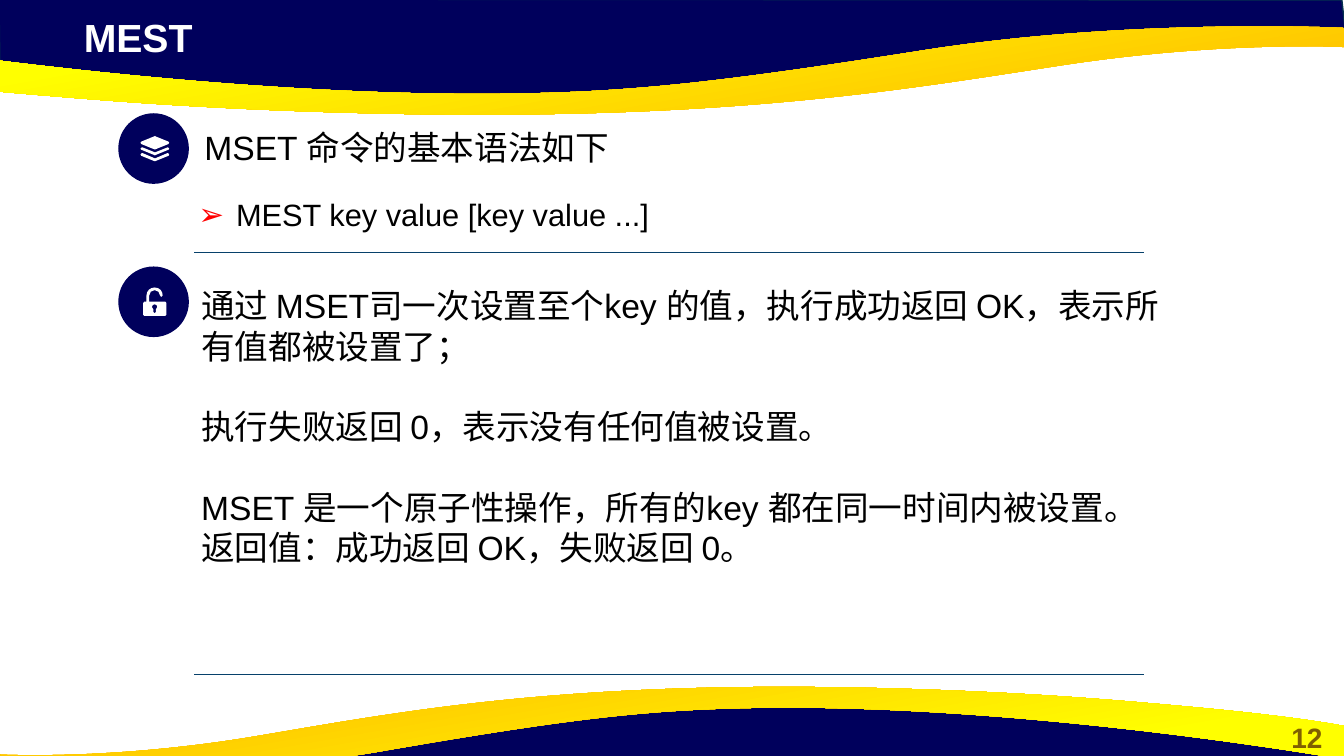
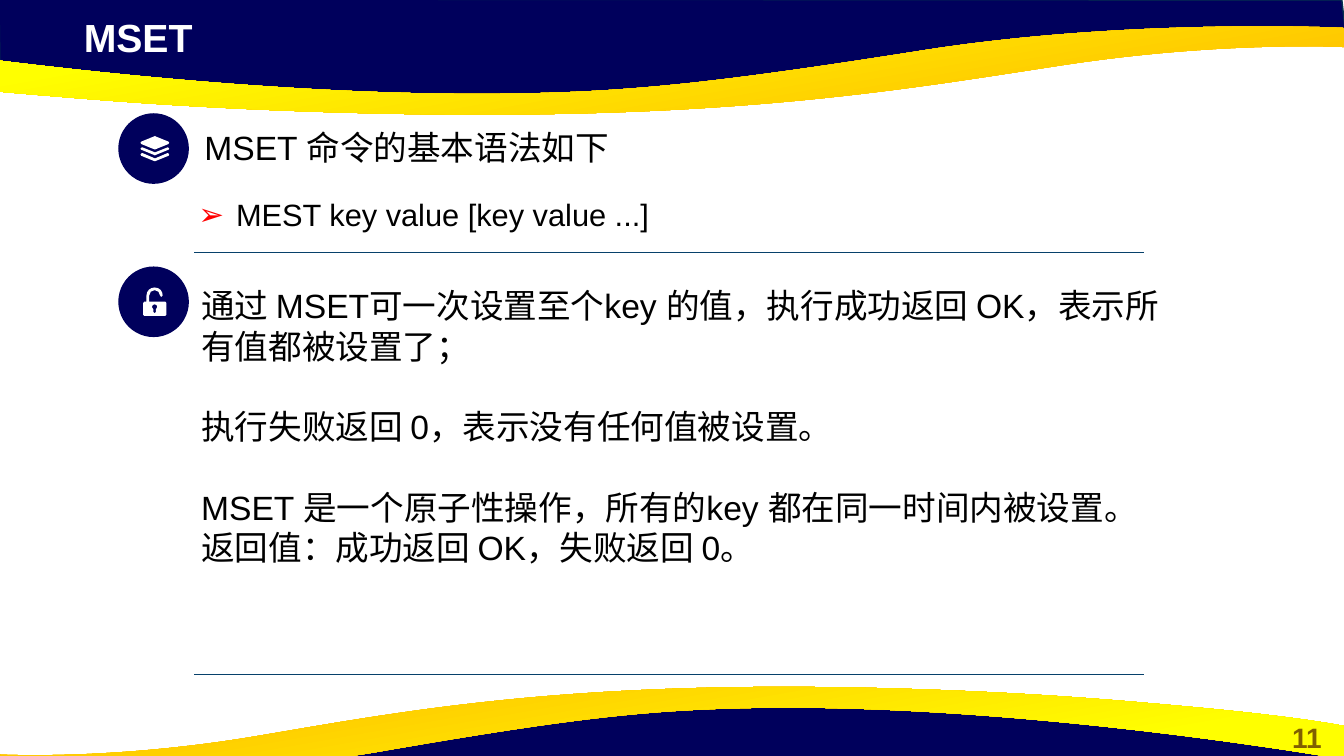
Before and after one commit to cxinping/Redis, a slide deck: slide 11 of ppt/第2章 Redis常用数据类型及命令.pptx (slide 12 before the commit). Drawn at 1344x756 pixels with LibreOffice and Linux fonts; fonts in the diff are those of the drawing; background and template pictures are left out. Boxes give left, top, right and bottom in pixels: in the first picture for what was removed or moved away, otherwise in the second. Text is boxed around its words. In the diff, an @@ line names an element or a change of style, - is before the commit and + after.

```diff
--- a/ppt/第2章 Redis常用数据类型及命令.pptx
+++ b/ppt/第2章 Redis常用数据类型及命令.pptx
@@ text at bbox=[84, 24, 193, 53]: text changed @@
-MEST
+MSET
@@ text at bbox=[201, 289, 1159, 364]: text changed @@
-通过 MSET司一次设置至个key 的值，执行成功返回 OK，表示所有值都被设置了；
+通过 MSET可一次设置至个key 的值，执行成功返回 OK，表示所有值都被设置了；
@@ page number at bbox=[1292, 728, 1322, 753]: text changed @@
-12
+11
```
Also in this commit, not shown: 4 other slides changed, 1 slide removed, 1 other file.
